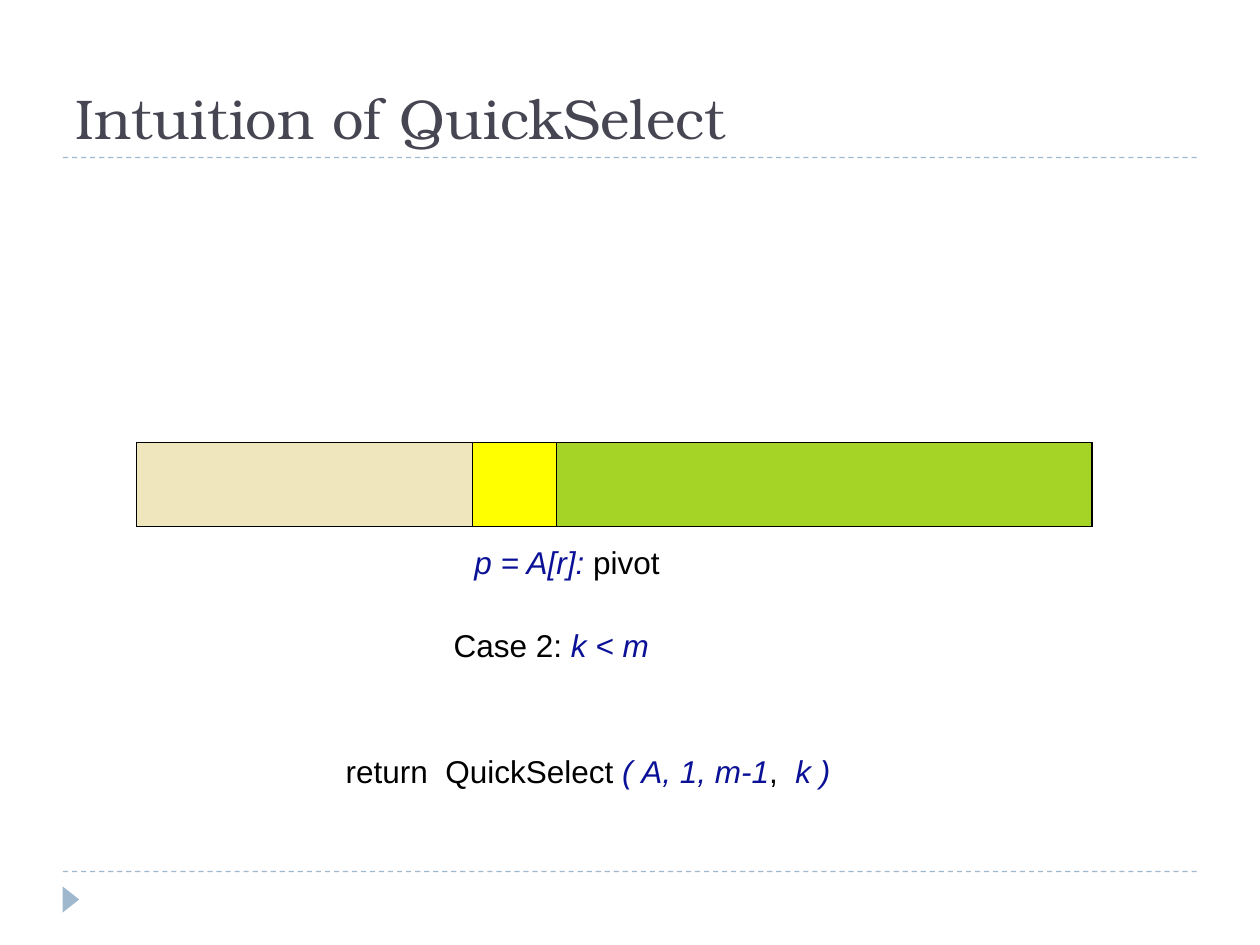
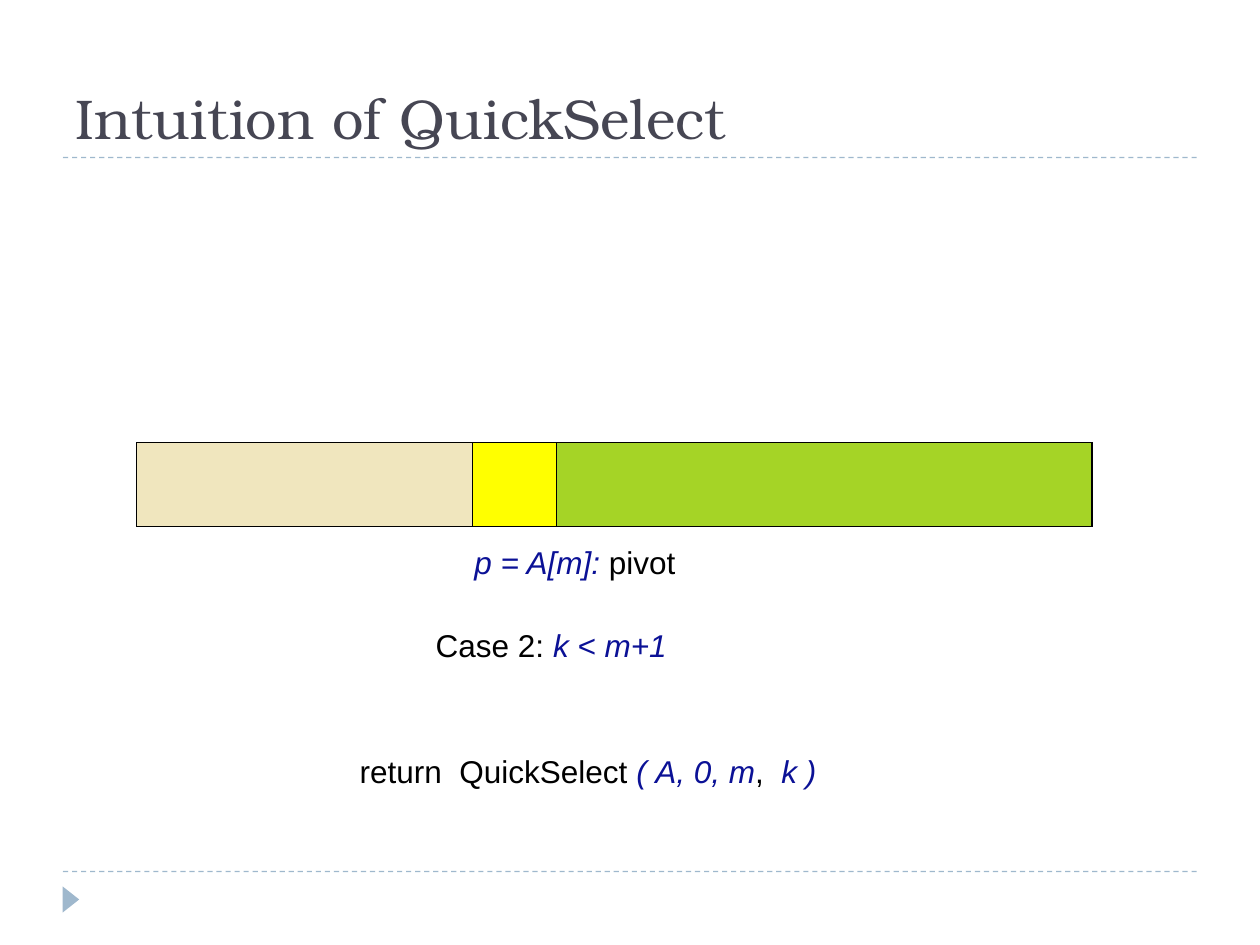
Before and after one commit to eldridgejm/dsc40b-2021-wi-public, a slide deck: slide 20 of published/lectures/07-quickselect/slides-wang.pptx (slide 21 before the commit). Drawn at 1260x945 pixels with LibreOffice and Linux fonts; fonts in the diff are those of the drawing; grey boxes stand for pictures. Boxes give left, top, right and bottom in pixels: in the first picture for what was removed or moved away, otherwise in the second. Text is boxed around its words. In the diff, an @@ line names an element or a change of style, - is before the commit and + after.

```diff
--- a/published/lectures/07-quickselect/slides-wang.pptx
+++ b/published/lectures/07-quickselect/slides-wang.pptx
@@ text at (474, 551, 675, 580): text changed @@
-p = A[r]: pivot
+p = A[m]: pivot
@@ text at (436, 634, 667, 658): text changed @@
-Case 2: k < m
+Case 2: k < m+1
@@ text at (360, 760, 797, 789): text changed @@
-return QuickSelect ( A, 1, m-1, k )
+return QuickSelect ( A, 0, m, k )
```
Also in this commit, not shown: 15 other slides changed, 10 slides added, 2 slides removed, 1 other file.
